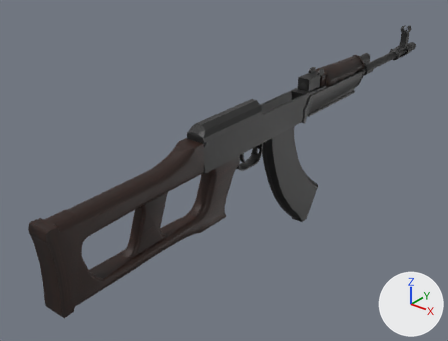
One commit to the Blender file Projekt_Skola_V2/projekt_skola_V2.blend: the scene before it, then after it.
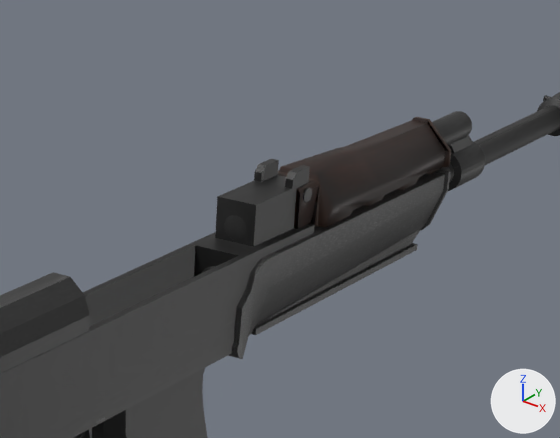
The first picture shows the older version from a camera (50 mm lens) standing at (23.7, -37.6, 18.5) and looking at (-3.5, -3.6, -2.7). The close-ups show both versions on the part from 53% to 88% of the width and 6% to 43% of the height of that picture; other places that the commit changed are outside them. The axes (+X, +Y, +Z) are drawn at lower right. The lights are the same throughout.

Before the edit, the objects in view are built like this:
```python
me_cylinder_002 = bpy.data.meshes.new('Cylinder.002')
me_cylinder_002.from_pydata(...)  # 1016 vertices, 796 faces; spans x -1.1..1.1, y -1.1..1.2, z -38.6..13.6
me_cylinder_002.materials.append(mat_dark_steel)  # picture img_dark_steel_jpg
me_cylinder_007 = bpy.data.meshes.new('Cylinder.007')
me_cylinder_007.from_pydata(...)  # 204 vertices, 136 faces; spans x -2.1..2.1, y -2.3..2.8, z -11.9..11.8
me_cylinder_007.polygons.foreach_set('use_smooth', [True] * 136)
me_cylinder_007.materials.append(mat_material_polymer)  # picture img_polymer_jpg_001
me_cylinder_009 = bpy.data.meshes.new('Cylinder.009')
me_cylinder_009.from_pydata(...)  # 180 vertices, 95 faces; spans x -1.2..1.2, y -1.25..1.94, z -4.5..0.88
me_cylinder_009.materials.append(mat_dark_steel)  # picture img_dark_steel_jpg
ob_barrrel = bpy.data.objects.new('Barrrel', me_cylinder_002)
ob_barrrel.location = (0.0, 16.63, 2.53)
ob_barrrel.rotation_euler = (-1.571, 0.0, 0.0)  # degrees (-90, 0, 0)
ob_barrrel.scale = (0.407, 0.407, 0.407)
ob_handguard_lower = bpy.data.objects.new('Handguard_Lower', me_cylinder_007)
ob_handguard_lower.location = (0.02, 5.52, 2.09)
ob_handguard_lower.rotation_euler = (-1.571, 0.0, 0.0)  # degrees (-90, 0, 0)
ob_handguard_lower.scale = (0.407, 0.407, 0.407)
ob_sights = bpy.data.objects.new('Sights', me_cylinder_009)
ob_sights.location = (0.0, 3.55, 3.99)
ob_sights.rotation_euler = (-1.571, 0.0, 0.0)  # degrees (-90, 0, 0)
ob_sights.scale = (0.407, 0.407, 0.407)
# also in view: 'Handguard_Upper' at (0.0, 6.9, 3.7); 'Magazine' at (0.0, 0.5, -3.4); 'Receiver_Cover' at (0.0, -7.8, 3.5); 'Body' at (0.0, -3.7, 2.1); 'Gas_Tube' at (0.0, 7.4, 3.0)
```
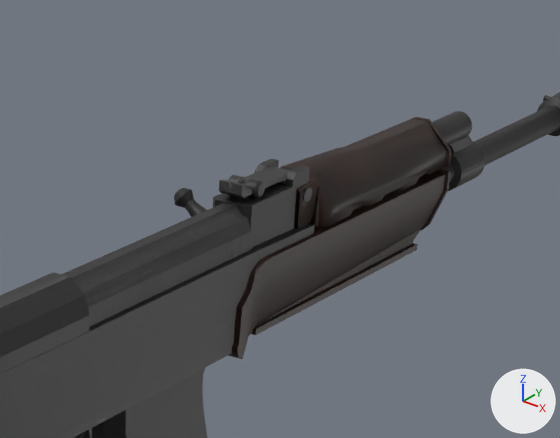
Pixel boxes (x1, y1, x2, y2) of what changed, in the close-ups (560 x 438 px):
'Bolt_Carrier', added (black)
    after: (62, 188, 252, 327)
'Sights', reshaped
    before: (215, 159, 310, 247)
    after: (213, 159, 310, 247)
'Inner_Sights', added
    after: (219, 166, 303, 198)
'Elevation', added
    after: (227, 175, 265, 199)
part 1 of me_cylinder_009, built on
    before: (215, 167, 293, 247)
    after: (213, 167, 293, 247)

The change, as a diff of the scene's bpy script:
```diff
--- a/Projekt_Skola_V2/projekt_skola_V2.blend.py
+++ b/Projekt_Skola_V2/projekt_skola_V2.blend.py
@@ me_cylinder_009 @@
 # used by ob_sights; location = (0.0, 3.55, 3.99); rotation_euler = (-1.571, 0.0, 0.0), in degrees (-90, 0, 0); scale = (0.407, 0.407, 0.407)
-me_cylinder_009.from_pydata(...)  # 180 vertices, 95 faces; spans x -1.2..1.2, y -1.25..1.94, z -4.5..0.88
+me_cylinder_009.from_pydata(...)  # 322 vertices, 173 faces; spans x -1.2..1.2, y -1.25..1.94, z -5.25..0.88
+# me_cylinder_009 part 1: 27 vertices moved from x -1.2..1.2, y -0.41..1.88, z -4.5..-0.82 to x -1.2..1.2, y -0.48..1.89, z -5.25..-0.82; 4 vertices removed from x -0.74..0.74, y -0.41..1.45, z -4.5..0.88; 146 vertices added at x -1.2..1.2, y -1.12..1.88, z -5.25..0.88
 me_cylinder_009.materials.append(mat_dark_steel)
@@ me_cylinder_014 @@
+me_cylinder_014.from_pydata(...)  # 208 vertices, 148 faces; spans x -1.0..1.0, y -1.0..1.0, z -2.0..2.01
+me_cylinder_014.materials.append(mat_dark_steel)  # picture img_dark_steel_jpg
@@ me_cylinder_012 @@
+me_cylinder_012.from_pydata(...)  # 108 vertices, 56 faces; spans x -1.0..2.8, y -1.0..22.6, z -5.3..5.3
+me_cylinder_012.materials.append(mat_dark_steel)  # picture img_dark_steel_jpg
@@ me_cube_004 @@
+me_cube_004.from_pydata(...)  # 265 vertices, 217 faces; spans x -1.17..0.54, y -4.74..1.62, z -0.58..0.79
+me_cube_004.materials.append(mat_dark_steel)  # picture img_dark_steel_jpg
@@ ob_elevation @@
+ob_elevation = bpy.data.objects.new('Elevation', me_cylinder_014)
+ob_elevation.location = (0.0, 2.05, 4.39)
+ob_elevation.rotation_euler = (0.0, 1.571, 0.0)  # degrees (0, 90, 0)
+ob_elevation.scale = (0.199, 0.199, 0.199)
@@ ob_inner_sights @@
+ob_inner_sights = bpy.data.objects.new('Inner_Sights', me_cylinder_012)
+ob_inner_sights.location = (0.0, 3.54, 4.35)
+ob_inner_sights.rotation_euler = (0.0, 1.571, 0.0)  # degrees (0, 90, 0)
+ob_inner_sights.scale = (-0.0929, -0.0929, -0.0929)
@@ ob_bolt_carrier @@
+ob_bolt_carrier = bpy.data.objects.new('Bolt_Carrier', me_cube_004)
+ob_bolt_carrier.location = (0.02, -0.06, 3.61)
```
